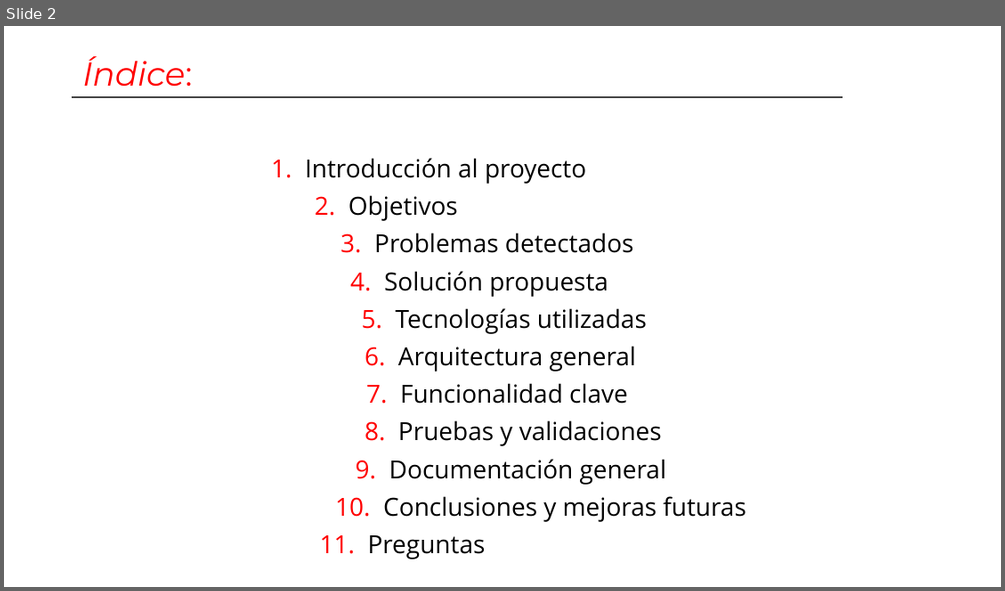
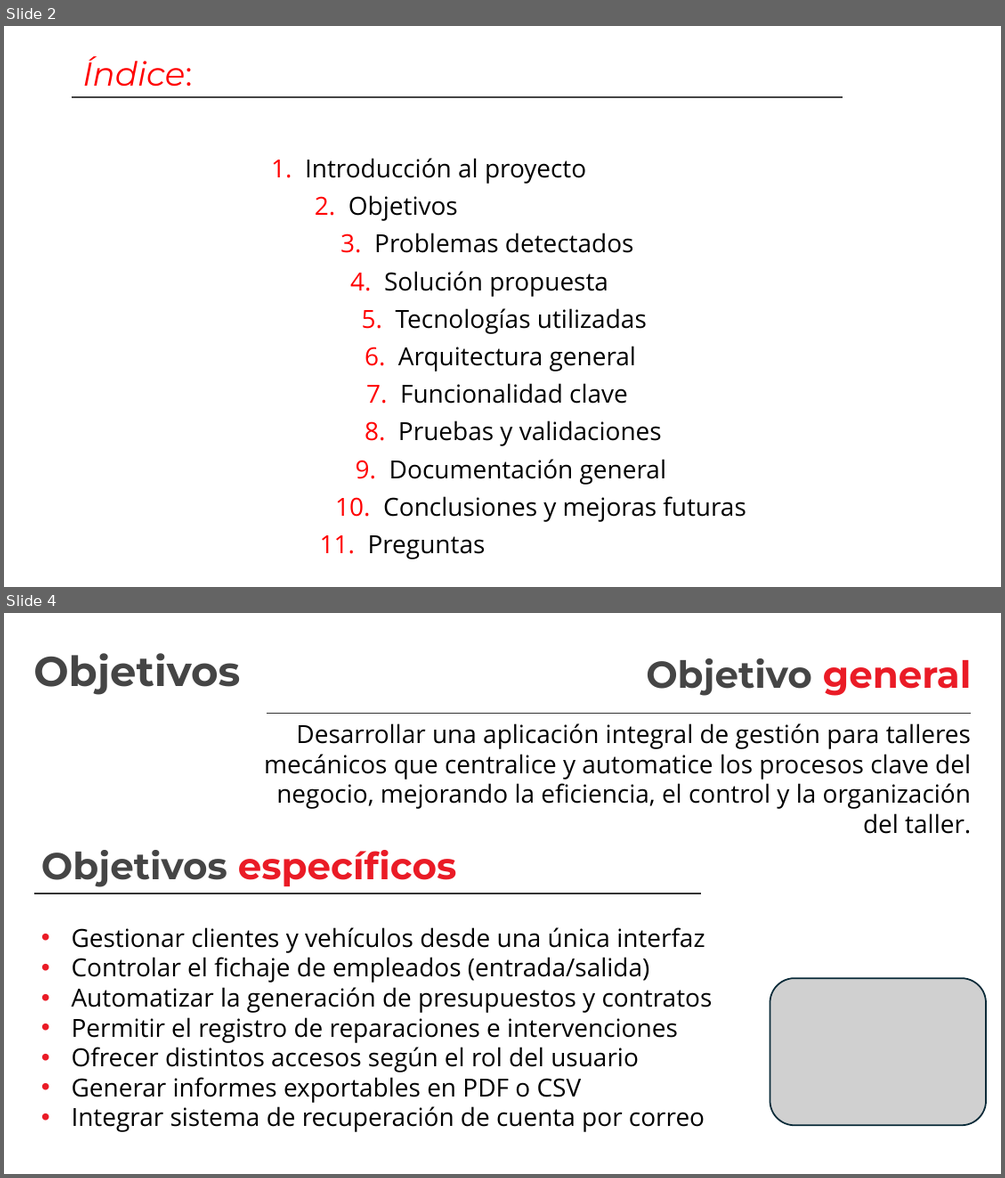
Before and after one commit to AlvaroGT17/PFDG, a slide deck: Documentacion/Presentacion power point/ReyBoxes - Sistema de Gestión de Taller Mecánico.pptx. Shown one above the other, each under a label of ours: slide 2 before the commit, slides 2 and 4 after it; the slides between them are not shown. The pictures are 1005x591 and 1005x1178 pixels, drawn with LibreOffice and Linux fonts; fonts in the diff are those of the drawing; grey boxes stand for pictures; background and template pictures are left out. Boxes give left, top, right and bottom in pixels: in the first picture for what was removed or moved away, otherwise in the second. Text is boxed around its words. In the diff, an @@ line names an element or a change of style, - is before the commit and + after.

```diff
--- a/Documentacion/Presentacion power point/ReyBoxes - Sistema de Gestión de Taller Mecánico.pptx
+++ b/Documentacion/Presentacion power point/ReyBoxes - Sistema de Gestión de Taller Mecánico.pptx
@@ slide 4 added at box(4, 613, 1001, 1174), background picture (left out) @@
@@ text added at box(33, 653, 240, 695), 40 pt, text #454545, bold @@
+Objetivos
@@ text added at box(264, 658, 971, 834), 24 pt, text #000000 @@
+Objetivo general
+Desarrollar una aplicación integral de gestión para talleres mecánicos que centralice y automatice los procesos clave del negocio, mejorando la eficiencia, el control y la organización del taller.
@@ line added from (267, 714) to (971, 714), #333333 1 pt @@
@@ text added at box(41, 850, 712, 1132), 24 pt, text #000000 @@
+Objetivos específicos
+• Gestionar clientes y vehículos desde una única interfaz
+• Controlar el fichaje de empleados (entrada/salida)
+• Automatizar la generación de presupuestos y contratos
+• Permitir el registro de reparaciones e intervenciones
+• Ofrecer distintos accesos según el rol del usuario
+• Generar informes exportables en PDF o CSV
+• Integrar sistema de recuperación de cuenta por correo
@@ line added from (34, 893) to (701, 893), #333333 1 pt @@
@@ picture added at box(769, 978, 986, 1126) @@
```
Also in this commit, not shown: 6 other slides added, 24 other files.
